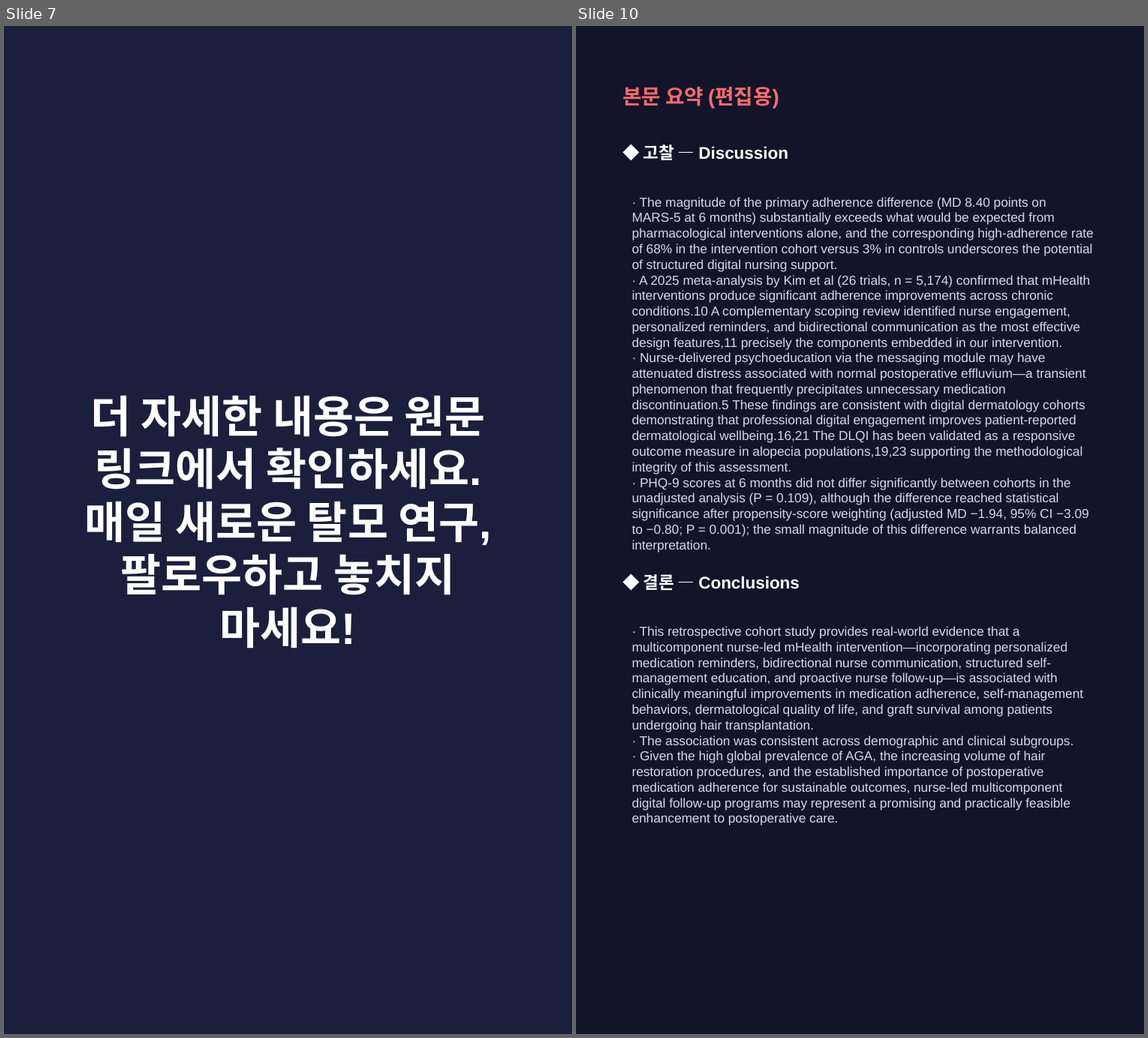
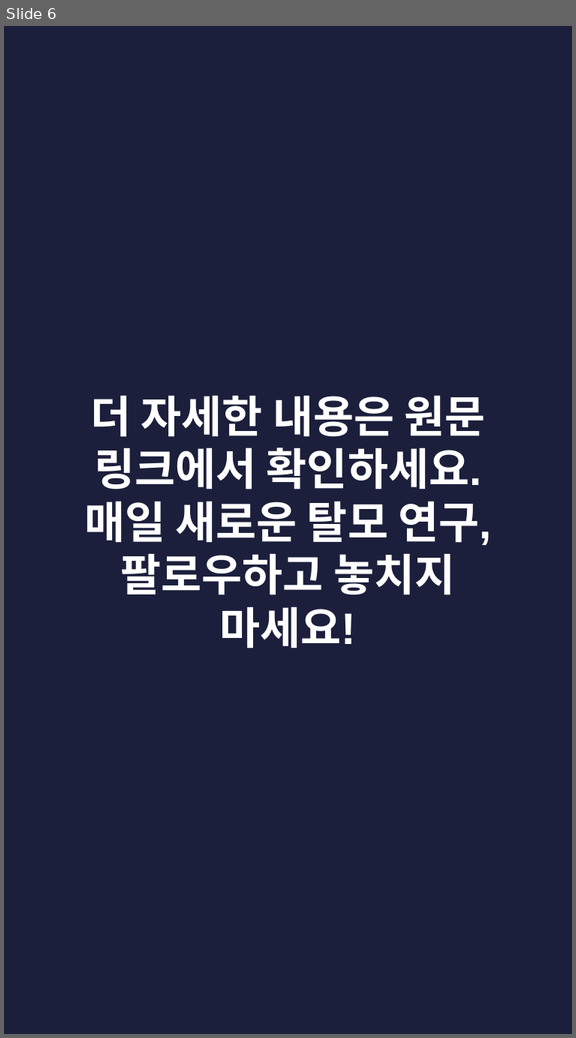
Before and after one commit to hyokang2010-BJ-ANTH/product-builder-test, a slide deck: pwa/data/latest/slides.pptx. Shown side by side, each under a label of ours: slides 7 and 10 before the commit, slide 6 after it; the slides between them are not shown. The pictures are 1148x1038 and 576x1038 pixels, drawn with LibreOffice and Linux fonts; fonts in the diff are those of the drawing. Boxes give left, top, right and bottom in pixels: in the first picture for what was removed or moved away, otherwise in the second. Text is boxed around its words. In the diff, an @@ line names an element or a change of style, - is before the commit and + after.

```diff
--- a/pwa/data/latest/slides.pptx
+++ b/pwa/data/latest/slides.pptx
@@ slide 10 removed at [576,26,1144,1034], background #12142A @@
@@ text removed at [622,87,779,108] @@
-본문 요약 (편집용)
@@ text removed at [644,144,788,160] @@
-◆ 고찰 — Discussion
@@ text removed at [632,197,1094,552] @@
-· The magnitude of the primary adherence difference (MD 8.40 points on MARS-5 at 6 months) substantially exceeds what would be expected from pharmacological interventions alone, and the corresponding high-adherence rate of 68% in the intervention cohort versus 3% in controls underscores the potential of structured digital nursing support.
-· A 2025 meta-analysis by Kim et al (26 trials, n = 5,174) confirmed that mHealth interventions produce significant adherence improvements across chronic conditions.10 A complementary scoping review identified nurse engagement, personalized reminders, and bidirectional communication as the most effective design features,11 precisely the components embedded in our intervention.
-· Nurse-delivered psychoeducation via the messaging module may have attenuated distress associated with normal postoperative effluvium—a transient phenomenon that frequently precipitates unnecessary medication discontinuation.5 These findings are consistent with digital dermatology cohorts demonstrating that professional digital engagement improves patient-reported dermatological wellbeing.16,21 The DLQI has been validated as a responsive outcome measure in alopecia populations,19,23 supporting the methodological integrity of this assessment.
-· PHQ-9 scores at 6 months did not differ significantly between cohorts in the unadjusted analysis (P = 0.109), although the difference reached statistical significance after propensity-score weighting (adjusted MD −1.94, 95% CI −3.09 to −0.80; P = 0.001); the small magnitude of this difference warrants balanced interpretation.
@@ text removed at [644,574,800,590] @@
-◆ 결론 — Conclusions
@@ text removed at [632,626,1083,826] @@
-· This retrospective cohort study provides real-world evidence that a multicomponent nurse-led mHealth intervention—incorporating personalized medication reminders, bidirectional nurse communication, structured self-management education, and proactive nurse follow-up—is associated with clinically meaningful improvements in medication adherence, self-management behaviors, dermatological quality of life, and graft survival among patients undergoing hair transplantation.
-· The association was consistent across demographic and clinical subgroups.
-· Given the high global prevalence of AGA, the increasing volume of hair restoration procedures, and the established importance of postoperative medication adherence for sustainable outcomes, nurse-led multicomponent digital follow-up programs may represent a promising and practically feasible enhancement to postoperative care.
@@ what was slide 7 is now slide 6 @@
```
Also in this commit, not shown: 2 slides changed, 4 slides added, 6 other slides removed, 27 other files.
